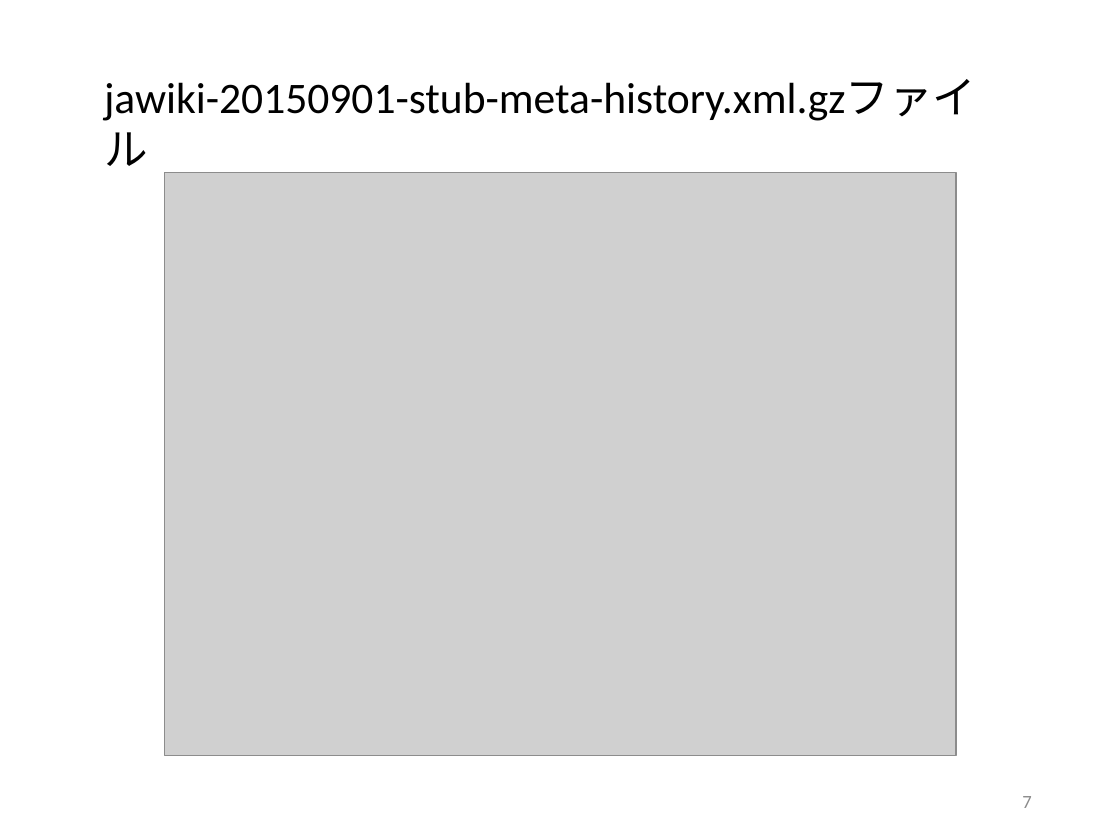
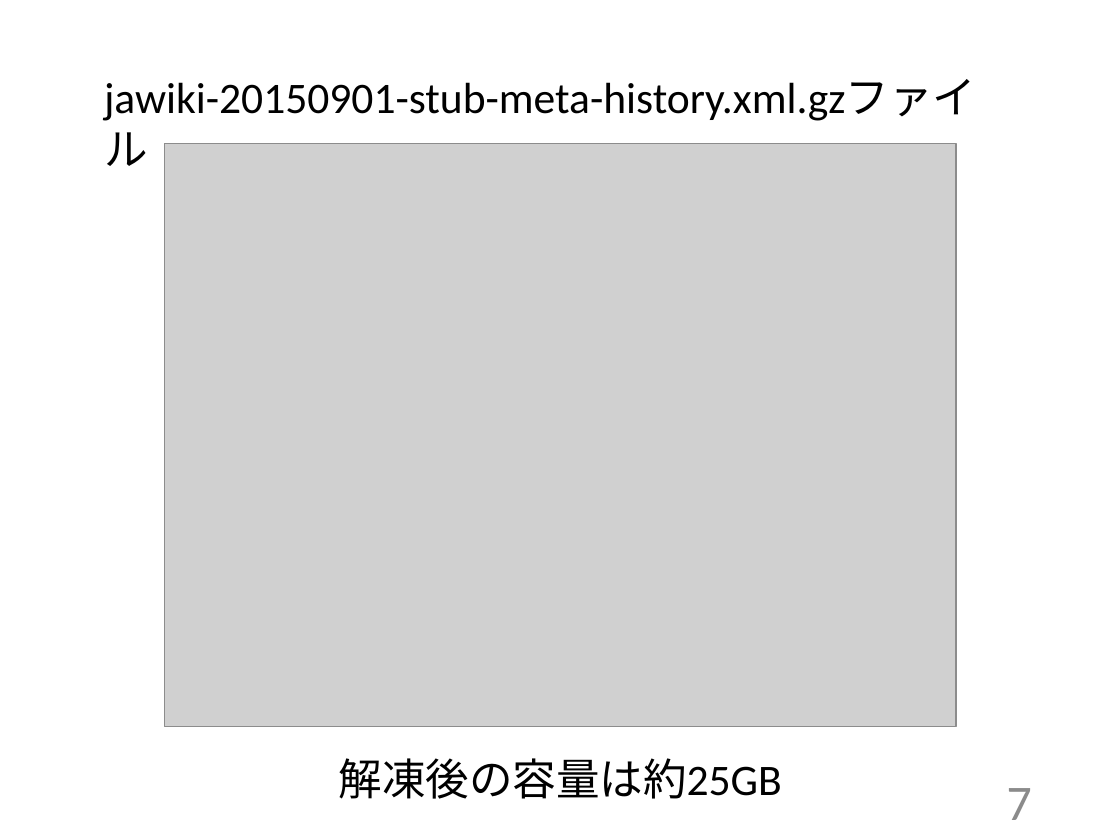
Before and after one commit to ishiiyasuyuki/me, a slide deck: slide 7 of 卒論最終発表パワポ/石井康之最終発表.pptx. Drawn at 1120x840 pixels with LibreOffice and Linux fonts; fonts in the diff are those of the drawing; grey boxes stand for pictures. Boxes give left, top, right and bottom in pixels: in the first picture for what was removed or moved away, otherwise in the second. Text is boxed around its words. In the diff, an @@ line names an element or a change of style, - is before the commit and + after.

```diff
--- a/卒論最終発表パワポ/石井康之最終発表.pptx
+++ b/卒論最終発表パワポ/石井康之最終発表.pptx
@@ picture moved from (x1=165, y1=172, x2=956, y2=756) to (x1=165, y1=143, x2=956, y2=727) @@
@@ text added at (x1=339, y1=758, x2=782, y2=799), 28 pt, text #000000 @@
+解凍後の容量は約25GB
@@ page number at (x1=1007, y1=788, x2=1032, y2=820): size 12 to 32 pt @@
```
Also in this commit, not shown: 7 other slides changed, 4 slides added.
